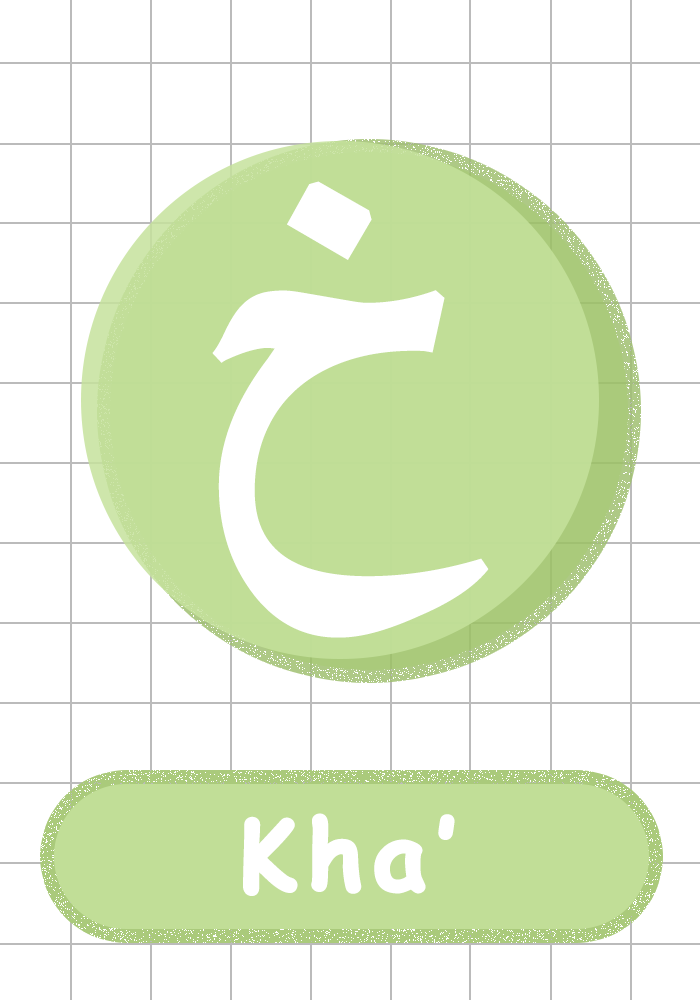
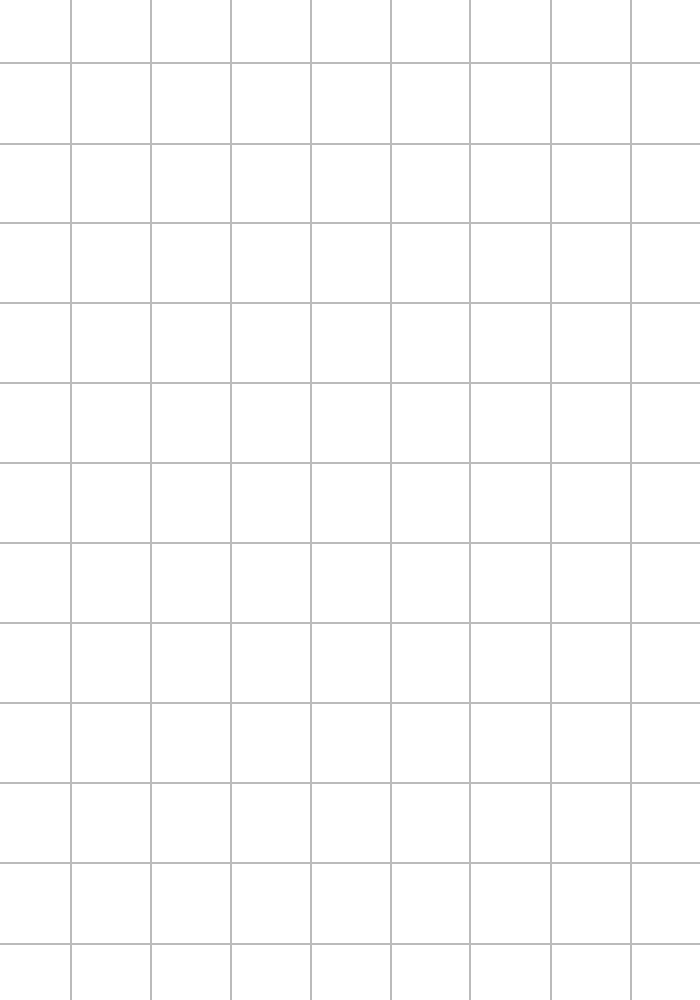
The second 700 x 1000 image is a revision of the first. Changes to its layers:
hid group "7" (2 layers) over (212, 181, 489, 896)
hid group "hijau" (5 layers) over (54, 141, 649, 929)
